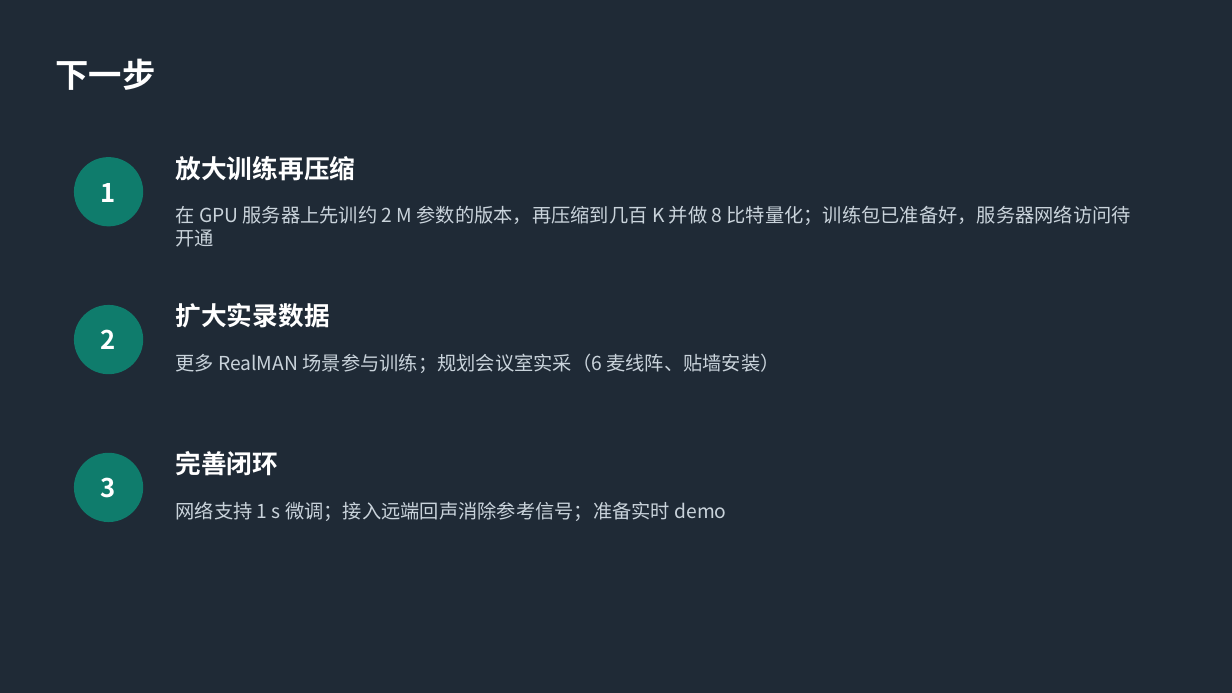
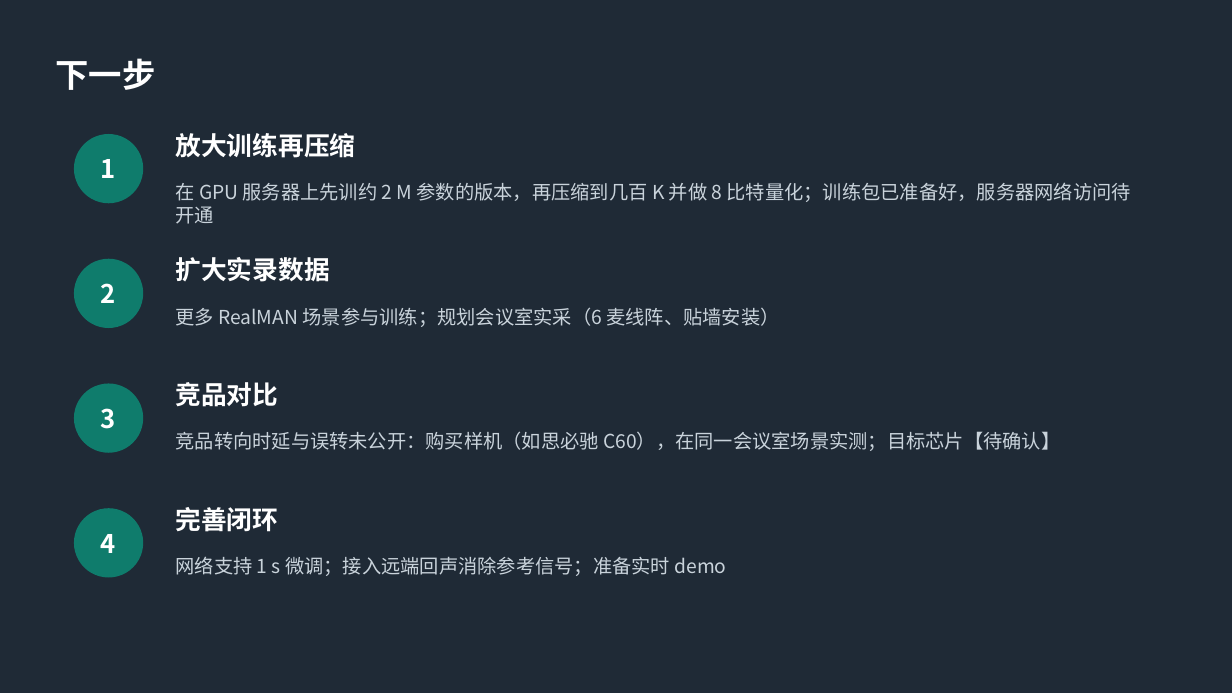
Before and after one commit to ZeroFoxxi/ssl-scene1, a slide deck: slide 8 of 01_场景一_摄像头声源定位/方案选型/场景一阶段汇报_会议室声源定位.pptx. Drawn at 1232x693 pixels with LibreOffice and Linux fonts; fonts in the diff are those of the drawing. Boxes give left, top, right and bottom in pixels: in the first picture for what was removed or moved away, otherwise in the second. Text is boxed around its words. In the diff, an @@ line names an element or a change of style, - is before the commit and + after.

```diff
--- a/01_场景一_摄像头声源定位/方案选型/场景一阶段汇报_会议室声源定位.pptx
+++ b/01_场景一_摄像头声源定位/方案选型/场景一阶段汇报_会议室声源定位.pptx
@@ 3 texts, 1 ellipse: place and size @@
-3 texts, 1 ellipse at bbox=[74, 156, 1131, 247]
+3 texts, 1 ellipse at bbox=[74, 133, 1131, 224]
@@ 3 texts, 1 ellipse: place and size @@
-3 texts, 1 ellipse at bbox=[74, 303, 779, 374]
+3 texts, 1 ellipse at bbox=[74, 257, 779, 328]
@@ text "3": place and size @@
-text "3" at bbox=[101, 477, 116, 498]
+text "3" at bbox=[101, 408, 116, 429]
@@ ellipse: place and size @@
-ellipse at bbox=[74, 453, 143, 522]
+ellipse at bbox=[74, 384, 143, 453]
@@ text added at bbox=[176, 382, 279, 407], 20 pt, text #FFFFFF, bold @@
+竞品对比
@@ text added at bbox=[176, 431, 1060, 451], 15 pt, text #C9D3DB @@
+竞品转向时延与误转未公开：购买样机（如思必驰 C60），在同一会议室场景实测；目标芯片【待确认】
@@ ellipse added at bbox=[74, 508, 143, 578], fill #0F7C6C @@
@@ text "完善闭环": place and size @@
-text "完善闭环" at bbox=[176, 451, 279, 476]
+text "完善闭环" at bbox=[176, 507, 279, 532]
@@ text added at bbox=[101, 534, 116, 553], 20 pt, text #FFFFFF, bold @@
+4
@@ text "网络支持 1 s 微调；接入远端回声消除参考信号；准备实时 demo": place and size @@
-text "网络支持 1 s 微调；接入远端回声消除参考信号；准备实时 demo" at bbox=[176, 501, 726, 521]
+text "网络支持 1 s 微调；接入远端回声消除参考信号；准备实时 demo" at bbox=[176, 556, 726, 576]
```
Also in this commit, not shown: 6 other slides changed, 7 other files.
